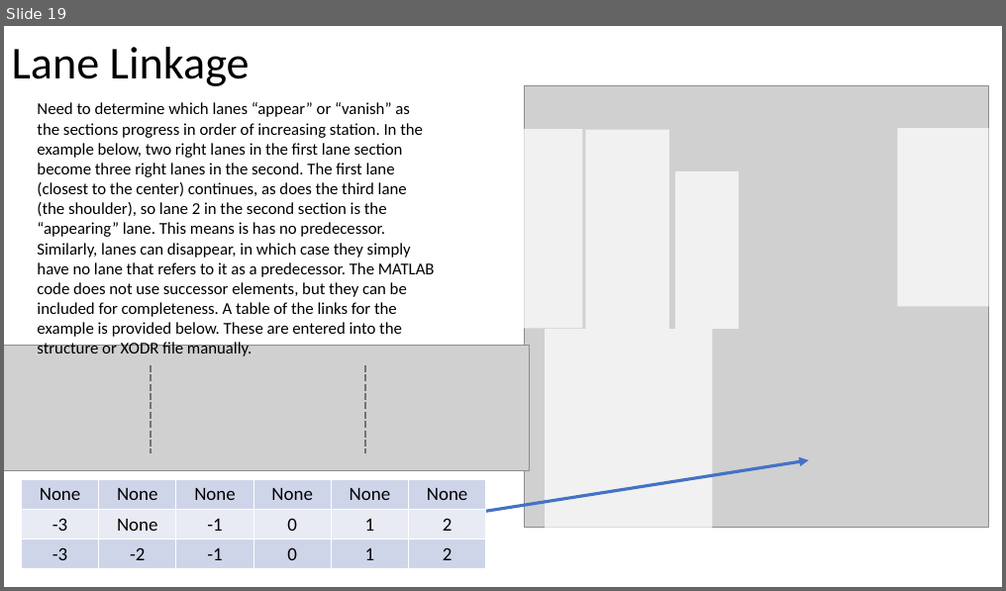
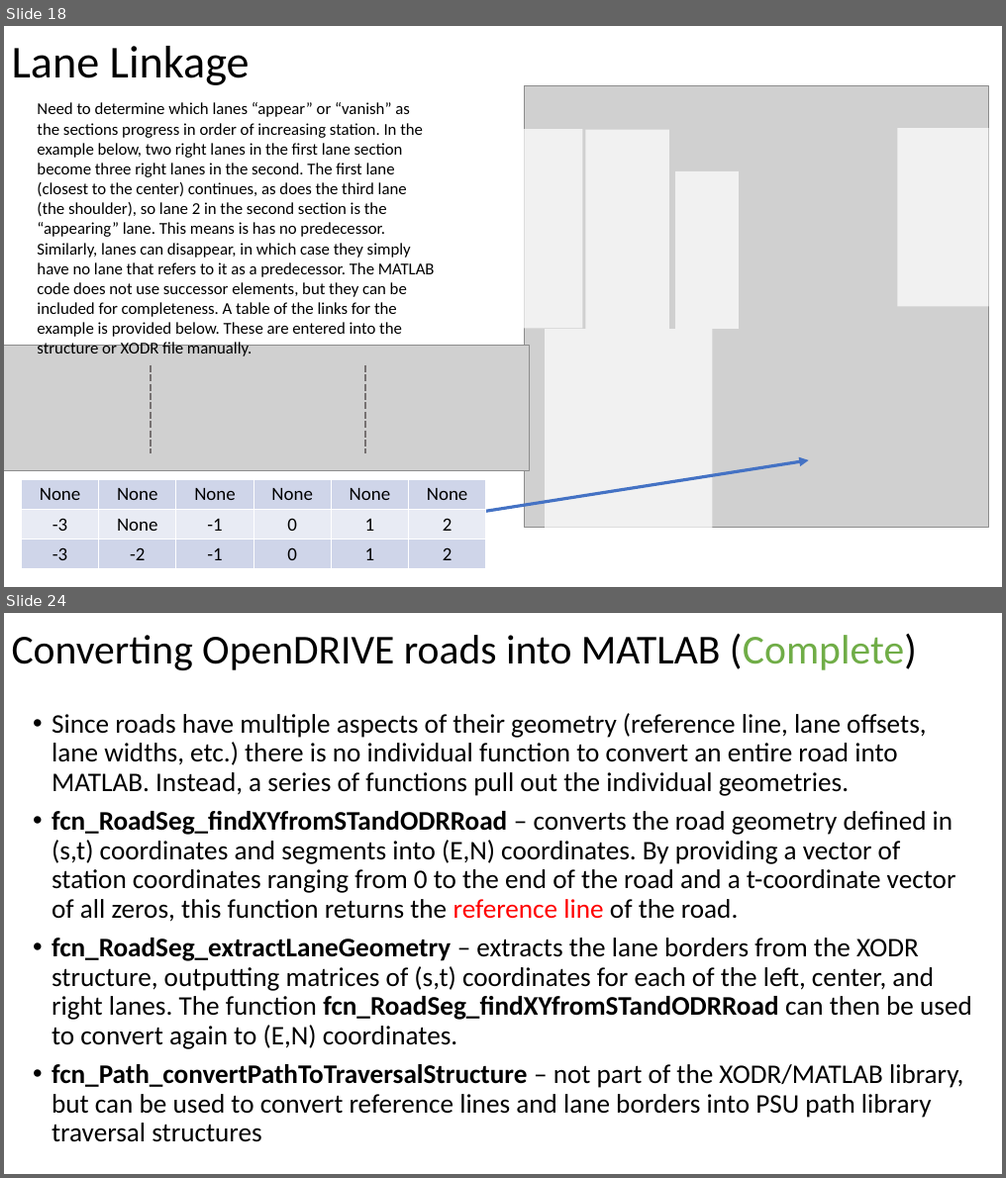
Before and after one commit to ivsg-psu/PathPlanning_MapTools_ParseXODR, a slide deck: Documents/OpenDRIVE-MATLAB.pptx. Shown one above the other, each under a label of ours: slide 19 before the commit, slides 18 and 24 after it; the slides between them are not shown. The pictures are 1006x591 and 1006x1178 pixels, drawn with LibreOffice and Linux fonts; fonts in the diff are those of the drawing; grey boxes stand for pictures. Boxes give left, top, right and bottom in pixels: in the first picture for what was removed or moved away, otherwise in the second. Text is boxed around its words. In the diff, an @@ line names an element or a change of style, - is before the commit and + after.

Commit message:
DOC: added more documentation for the overall library of functions related to conversion, plotting, and handling of OpenDRIVE data structures in MATLAB

```diff
--- a/Documents/OpenDRIVE-MATLAB.pptx
+++ b/Documents/OpenDRIVE-MATLAB.pptx
@@ slide 24 added at [4, 613, 1002, 1174], background #FFFFFF @@
@@ title added at [12, 633, 917, 670], 39.6 pt, text #000000 @@
+Converting OpenDRIVE roads into MATLAB (Complete)
@@ text added at [52, 713, 972, 1143], 25.9 pt, text #000000 @@
+• Since roads have multiple aspects of their geometry (reference line, lane offsets, lane widths, etc.) there is no individual function to convert an entire road into MATLAB. Instead, a series of functions pull out the individual geometries.
+• fcn_RoadSeg_findXYfromSTandODRRoad – converts the road geometry defined in (s,t) coordinates and segments into (E,N) coordinates. By providing a vector of station coordinates ranging from 0 to the end of the road and a t-coordinate vector of all zeros, this function returns the reference line of the road.
+• fcn_RoadSeg_extractLaneGeometry – extracts the lane borders from the XODR structure, outputting matrices of (s,t) coordinates for each of the left, center, and right lanes. The function fcn_RoadSeg_findXYfromSTandODRRoad can then be used to convert again to (E,N) coordinates.
+• fcn_Path_convertPathToTraversalStructure – not part of the XODR/MATLAB library, but can be used to convert reference lines and lane borders into PSU path library traversal structures
@@ what was slide 19 is now slide 18 @@
```
Also in this commit, not shown: 11 slides changed, 9 other slides added, 3 slides removed, 3 other files.
